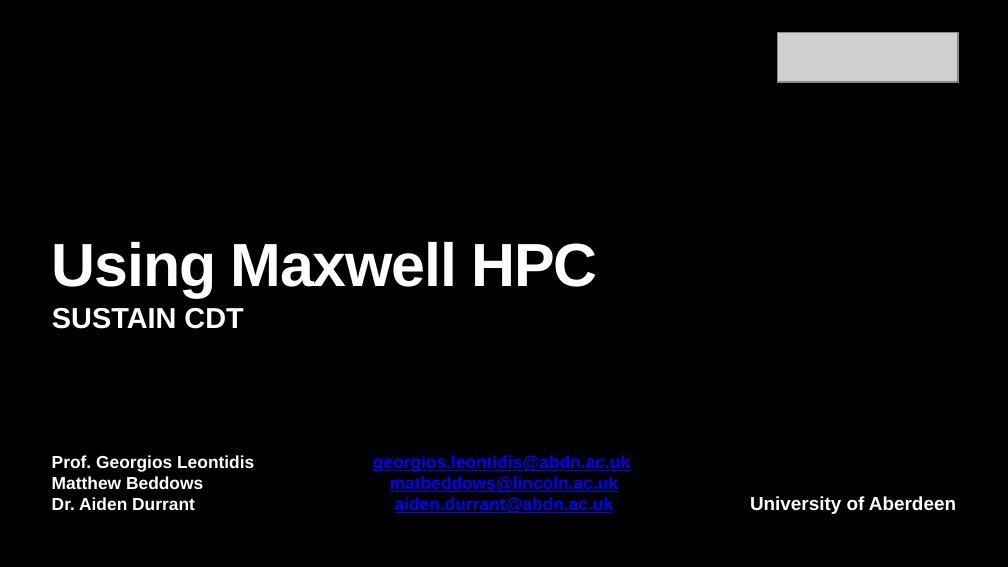
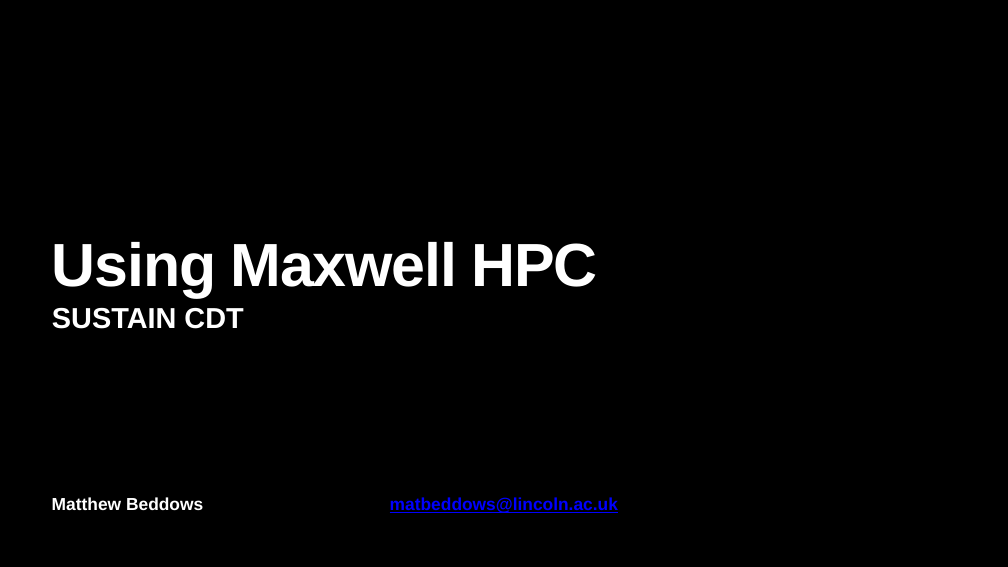
Before and after one commit to SUSTAIN-CDT/SUSTAIN-CDT-HPC-Introduction, a slide deck: slide 1 of HPC_SUSTAIN_PPTX.pptx. Drawn at 1008x567 pixels with LibreOffice and Linux fonts; fonts in the diff are those of the drawing; grey boxes stand for pictures. Boxes give left, top, right and bottom in pixels: in the first picture for what was removed or moved away, otherwise in the second. Text is boxed around its words. In the diff, an @@ line names an element or a change of style, - is before the commit and + after.

```diff
--- a/HPC_SUSTAIN_PPTX.pptx
+++ b/HPC_SUSTAIN_PPTX.pptx
@@ picture removed at <box>777,33,957,82</box> @@
@@ text at <box>52,455,254,472</box>: paragraph removed @@
-Prof. Georgios Leontidis
@@ text at <box>373,455,630,472</box>: paragraph removed @@
-georgios.leontidis@abdn.ac.uk
@@ text at <box>52,497,195,510</box>: paragraph removed @@
-Dr. Aiden Durrant
@@ text at <box>395,497,614,513</box>: paragraph removed @@
-aiden.durrant@abdn.ac.uk
@@ text removed at <box>750,496,956,514</box> @@
-University of Aberdeen
```
Also in this commit, not shown: 9 other slides changed.
